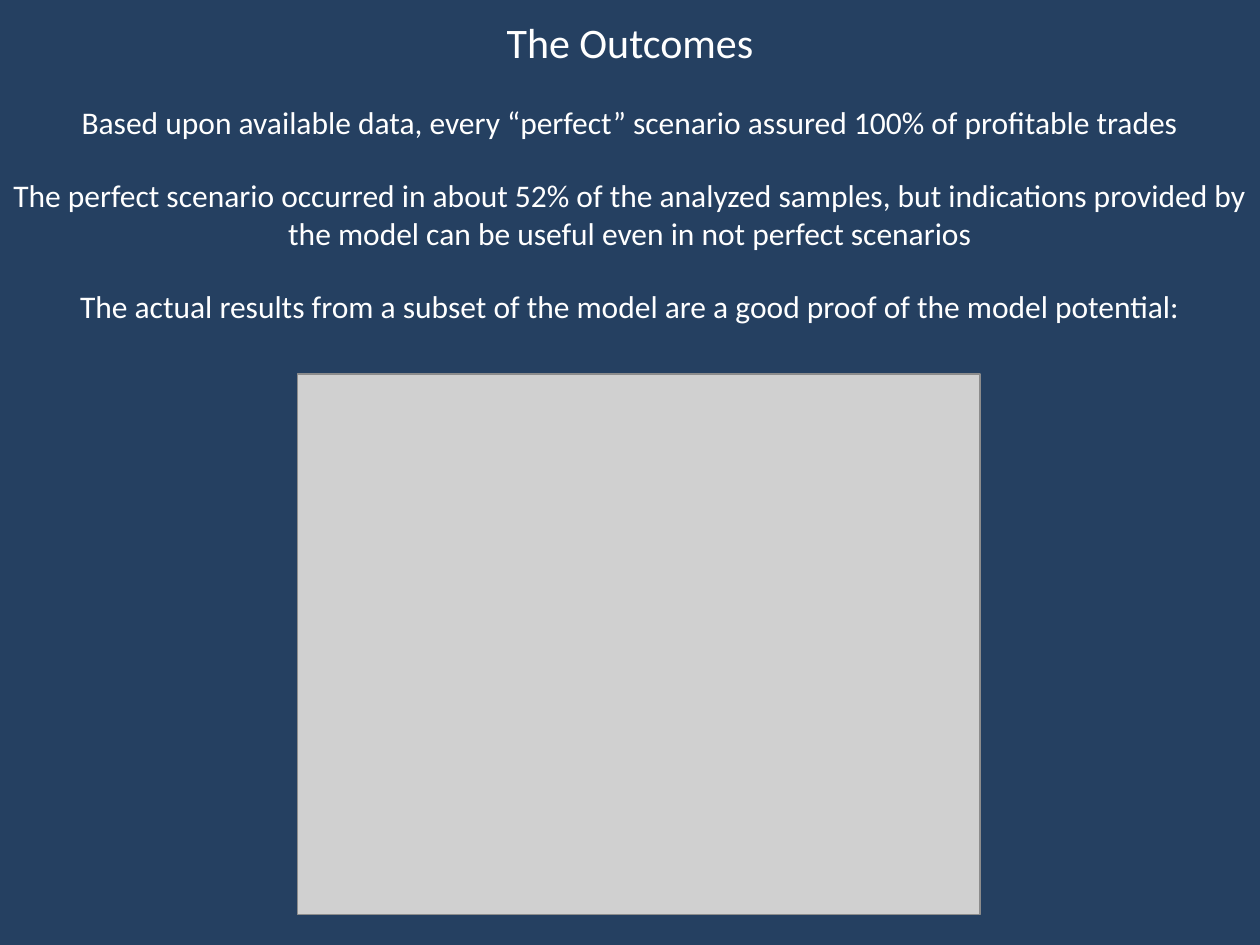
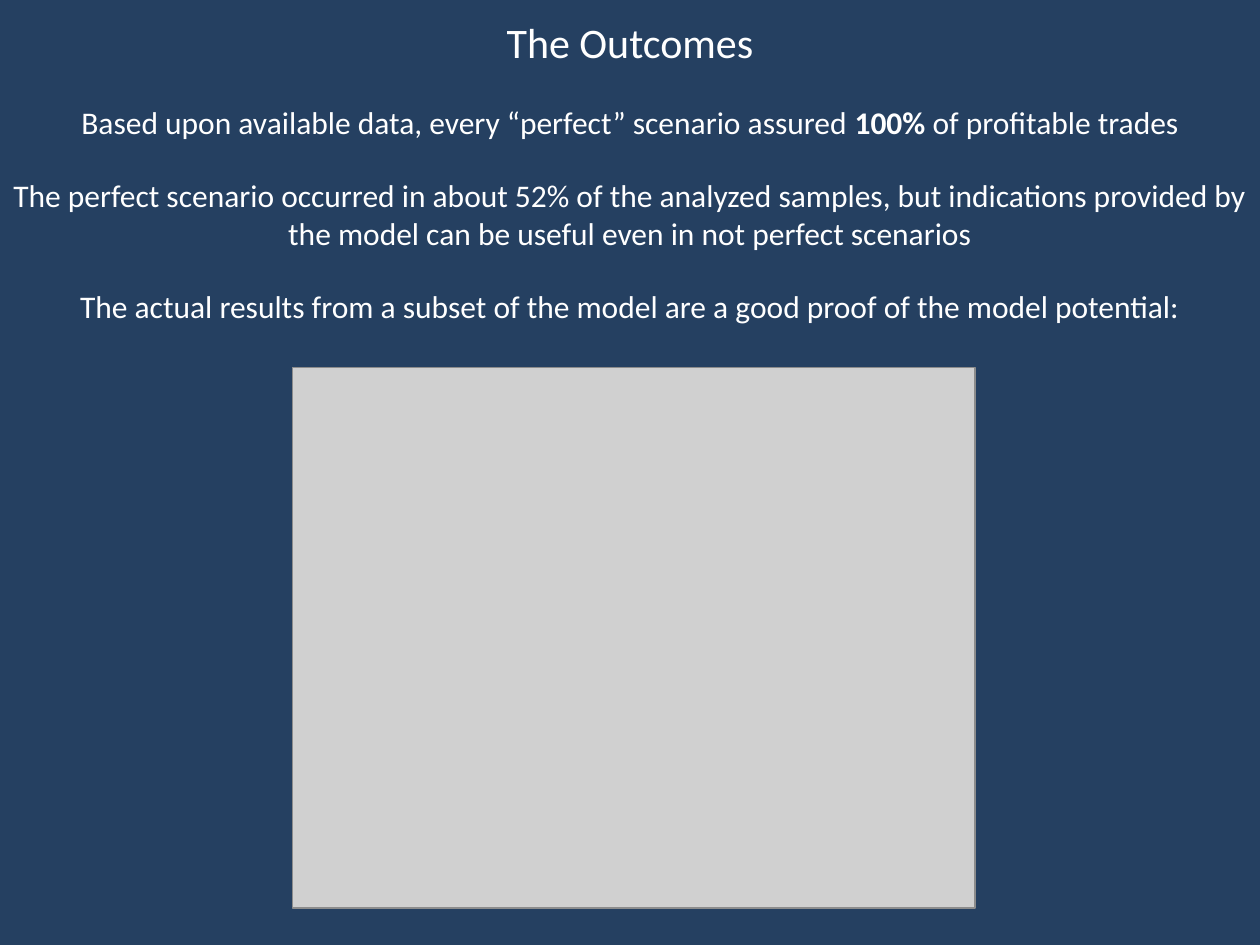
Before and after one commit to marcolunardi/metis, a slide deck: slide 8 of final_project/Metis Kojak.pptx. Drawn at 1260x945 pixels with LibreOffice and Linux fonts; fonts in the diff are those of the drawing; grey boxes stand for pictures. Boxes give left, top, right and bottom in pixels: in the first picture for what was removed or moved away, otherwise in the second. Text is boxed around its words. In the diff, an @@ line names an element or a change of style, - is before the commit and + after.

```diff
--- a/final_project/Metis Kojak.pptx
+++ b/final_project/Metis Kojak.pptx
@@ text at bbox=[81, 111, 1178, 139]: bold on in "100%" @@
@@ picture: place and size @@
-picture at bbox=[297, 374, 980, 915]
+picture at bbox=[292, 367, 975, 907]
```
Also in this commit, not shown: 2 other slides changed, 1 other file.
